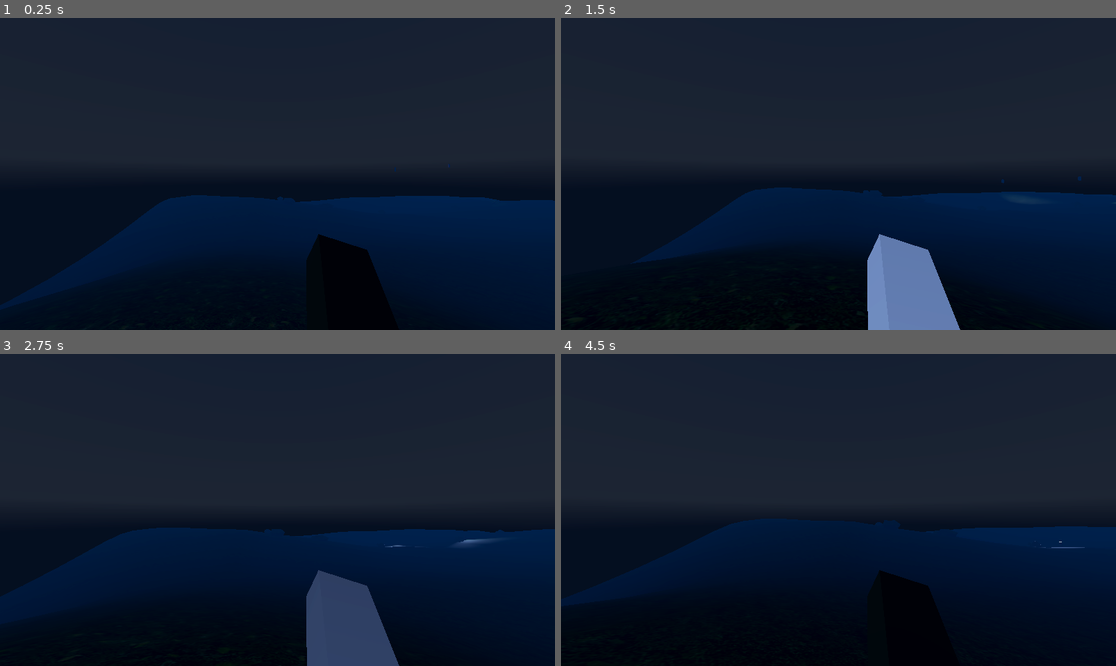
Above: before the commit, frames 1-4 (two rows, left to right).
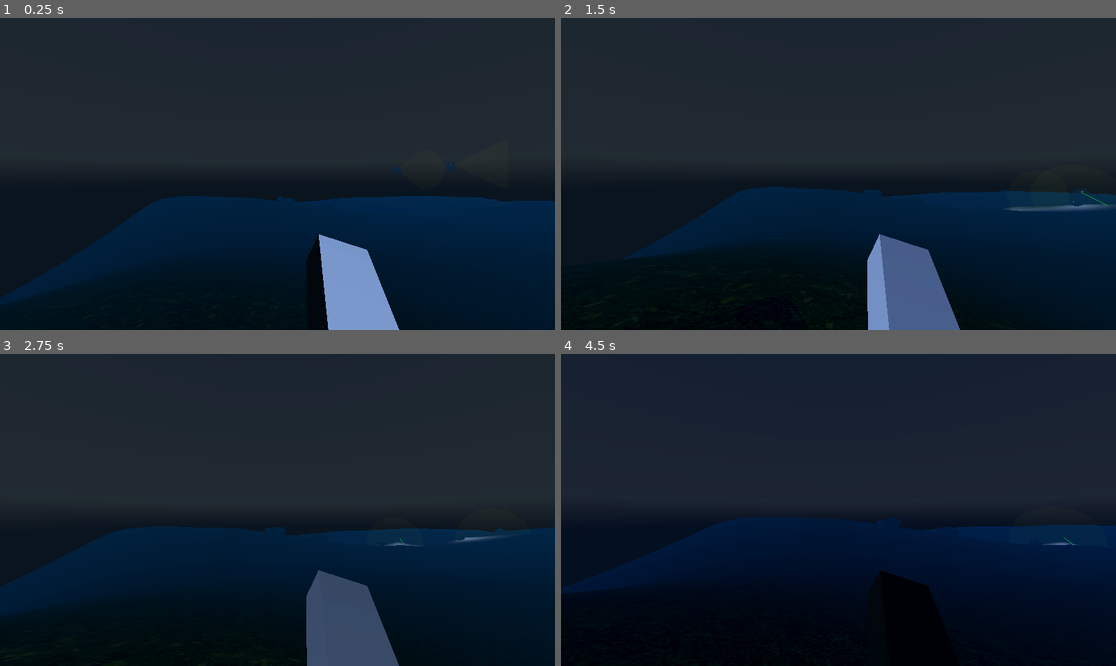
Above: after the commit, the same moments.

Repository: ChrisY03/gavinwadenew
Game: Godot game, scene res://Scenes/ChrisScene.tscn
The game is run twice, just before and just after one commit, with the same random seed, the same clock (stepped at 60 frames per second) and the same inputs. A sky picture missing from this copy of the repository is replaced by a grey-blue gradient.
Inputs (mouse positions are in pixels of both pictures, inside the frame that each line leads up to):
- Up to frame 1 (0.25 s): no input
- Up to frame 2 (1.5 s): move the mouse to (866, 174) at 0.52 s; hold W (move_forward) from 0.53 s (still down); tap E (whistle) at 0.6, 1.35 s; tap Space (jump) at 0.77 s; move the mouse to (810, 174) at 1.27 s
- Up to frame 3 (2.75 s): keep holding W (move_forward); tap Space (jump) at 1.52 s; move the mouse to (288, 503) at 2.02 s; tap E (whistle) at 2.1 s
- Up to frame 4 (4.5 s): keep holding W (move_forward); move the mouse to (832, 516) at 2.77 s; tap E (whistle) at 2.85, 3.6, 4.35 s; tap Space (jump) at 3.02, 3.77 s; move the mouse to (877, 513) at 3.52 s; move the mouse to (794, 506) at 4.27 s

The runs differ from the first frame. In frame 1, 3.7% of the frame differs, in the area x 0-100%, y 46-100%; in frame 2, 4.0%, in the area x 4-100%, y 50-100%; in frame 3, 1.0%; in frame 4, 1.1%.

Commit message:
update scene structures
Added ai_demo.zip archive. Updated LochlanScene and ChrisScene to improve node organization and add player/guard instances. Enhanced guard.tscn with new mesh, material, and VisionCone3D debug settings. Marked player CharacterBody3D with 'player' group for better identification.

Diff:
--- a/ai_demo/LochlanScene.tscn
+++ b/ai_demo/LochlanScene.tscn
@@ -1,10 +1,16 @@
-[gd_scene load_steps=3 format=3 uid="uid://evsk5mog5okb"]
+[gd_scene load_steps=4 format=3 uid="uid://evsk5mog5okb"]
 
 [ext_resource type="PackedScene" uid="uid://dj0vxhttsyh6b" path="res://assets/terrrain.tscn" id="1_63dej"]
 [ext_resource type="PackedScene" uid="uid://bkdeajec0vros" path="res://assets/guard.tscn" id="2_j0s5e"]
+[ext_resource type="PackedScene" uid="uid://dts1rqcw4f4af" path="res://assets/player.tscn" id="3_yscmr"]
 
 [node name="Node3D" type="Node3D"]
 
 [node name="Terrrain" parent="." instance=ExtResource("1_63dej")]
+transform = Transform3D(1, 0, 0, 0, 1, 0, 0, 0, 1, 0, 0.16035652, 0)
 
 [node name="Guard" parent="." instance=ExtResource("2_j0s5e")]
+transform = Transform3D(1, 0, 0, 0, 1, 0, 0, 0, 1, 0, 5.1990895, 0)
+
+[node name="Player" parent="." instance=ExtResource("3_yscmr")]
+transform = Transform3D(1, 0, 0, 0, 1, 0, 0, 0, 1, 1.4111907, 6.394783, 0)
--- a/ai_demo/Scenes/ChrisScene.tscn
+++ b/ai_demo/Scenes/ChrisScene.tscn
@@ -13,24 +13,29 @@
 
 [node name="Terrrain" parent="." instance=ExtResource("1_aexdf")]
 
-[node name="Guard" parent="." instance=ExtResource("3_hprc1")]
-transform = Transform3D(1, 0, 0, 0, 1, 0, 0, 0, 1, -63.059822, 23.11819, 57.83968)
+[node name="NavigationRegion3D" parent="Terrrain/terrainobject" index="0"]
+transform = Transform3D(1, 0, 0, 0, 1, 0, 0, 0, 1, -2.8196797, 0, 1.7623005)
 
 [node name="Player" parent="." groups=["player"] instance=ExtResource("4_5ku3t")]
 transform = Transform3D(1, 0, 0, 0, 1, 0, 0, 0, 1, -46.45511, 19.486412, 48.661983)
 
-[node name="Guard2" parent="." instance=ExtResource("3_hprc1")]
-transform = Transform3D(1, 0, 0, 0, 1, 0, 0, 0, 1, -39, 25, 67)
-
-[node name="Guard3" parent="." instance=ExtResource("3_hprc1")]
-transform = Transform3D(1, 0, 0, 0, 1, 0, 0, 0, 1, -43, 24, 66)
-
-[node name="Guard4" parent="." instance=ExtResource("3_hprc1")]
-transform = Transform3D(1, 0, 0, 0, 1, 0, 0, 0, 1, 23.517967, 23.11819, -75.087234)
-
-[node name="Guard5" parent="." instance=ExtResource("3_hprc1")]
-transform = Transform3D(1, 0, 0, 0, 1, 0, 0, 0, 1, 47.57779, 25, -65.92691)
-
 [node name="SectorBounds" parent="." instance=ExtResource("2_d4l1i")]
 
+[node name="Guards" type="Node3D" parent="."]
+
+[node name="Guard" parent="Guards" instance=ExtResource("3_hprc1")]
+transform = Transform3D(1, 0, 0, 0, 1, 0, 0, 0, 1, -63.059822, 23.11819, 57.83968)
+
+[node name="Guard4" parent="Guards/Guard" instance=ExtResource("3_hprc1")]
+transform = Transform3D(1, 0, 0, 0, 1, 0, 0, 0, 1, 86.57779, 0, -132.92691)
+
+[node name="Guard3" parent="Guards/Guard" instance=ExtResource("3_hprc1")]
+transform = Transform3D(1, 0, 0, 0, 1, 0, 0, 0, 1, 20.059822, 0.88180923, 8.16032)
+
+[node name="Guard2" parent="Guards/Guard" instance=ExtResource("3_hprc1")]
+transform = Transform3D(1, 0, 0, 0, 1, 0, 0, 0, 1, 24.059822, 1.8818092, 9.16032)
+
+[node name="Guard5" parent="Guards/Guard" instance=ExtResource("3_hprc1")]
+transform = Transform3D(1, 0, 0, 0, 1, 0, 0, 0, 1, 110.63761, 1.8818092, -123.76659)
+
 [editable path="Terrrain"]
--- a/ai_demo/assets/guard.tscn
+++ b/ai_demo/assets/guard.tscn
@@ -16,6 +16,12 @@
 
 [sub_resource type="StandardMaterial3D" id="StandardMaterial3D_ajgek"]
 albedo_color = Color(0, 0, 0, 1)
+
+[sub_resource type="SphereMesh" id="SphereMesh_lngpj"]
+
+[sub_resource type="StandardMaterial3D" id="StandardMaterial3D_kssj1"]
+transparency = 1
+albedo_color = Color(0.6493946, 0.66728926, 0.36843082, 0.50980395)
 
 [node name="Guard" type="CharacterBody3D" groups=["guards"]]
 script = ExtResource("4_kssj1")
@@ -53,9 +59,11 @@
 spot_attenuation = 0.2
 spot_angle = 40.75
 
-[node name="VisionCone3D" type="Area3D" parent="Facing"]
+[node name="VisionCone3D" type="Area3D" parent="Facing" groups=["player"]]
 transform = Transform3D(1, 0, 0, 0, 1, 0, 0, 0, 1, 0, 0.596743, -0.936384)
 script = ExtResource("3_agl3b")
+angle = 62.476
+debug_draw = true
 
 [node name="Overhead" type="Node3D" parent="Facing"]
 
@@ -74,5 +82,10 @@
 [node name="TaskRunner" type="Node3D" parent="."]
 script = ExtResource("6_f4dfr")
 
+[node name="MeshInstance3D" type="MeshInstance3D" parent="."]
+transform = Transform3D(5, 0, 0, 0, 5, 0, 0, 0, 5, 0, 0, 0)
+mesh = SubResource("SphereMesh_lngpj")
+surface_material_override/0 = SubResource("StandardMaterial3D_kssj1")
+
 [connection signal="body_hidden" from="Facing/VisionCone3D" to="." method="_on_vision_cone_3d_body_hidden"]
 [connection signal="body_sighted" from="Facing/VisionCone3D" to="." method="_on_vision_cone_3d_body_sighted"]
--- a/ai_demo/assets/player.tscn
+++ b/ai_demo/assets/player.tscn
@@ -13,7 +13,7 @@
 [node name="Player" type="Node3D"]
 script = ExtResource("1_674bt")
 
-[node name="CharacterBody3D" type="CharacterBody3D" parent="."]
+[node name="CharacterBody3D" type="CharacterBody3D" parent="." groups=["player"]]
 motion_mode = 1
 script = ExtResource("1_lq7p7")
 
Not shown, changed: ai_demo/addons/tattomoosa.vision_cone_3d/examples/example_src/ui/ValueLabel.gd
Not shown: 1 places in ai_demo/assets/guard.tscn that only renumber resources
